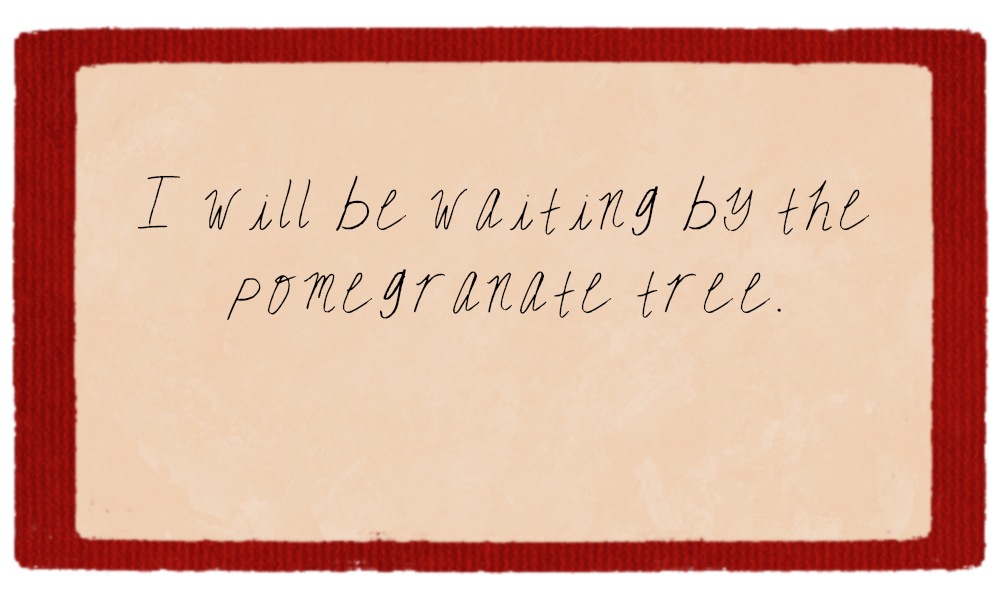
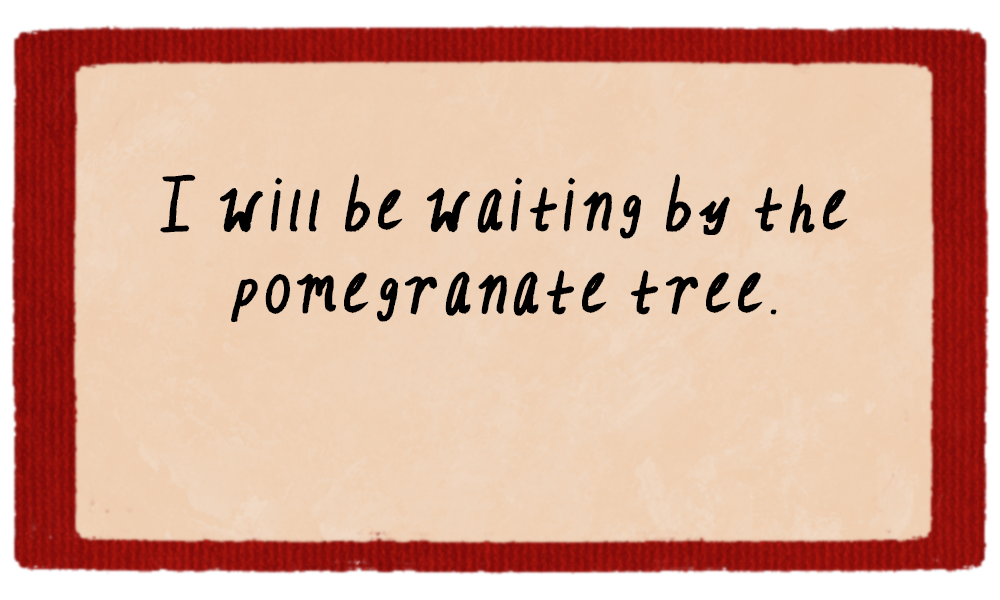
Comparing the layer stacks of the two 1000×600 images. Changes:
painted on "I will be waiting by the pomegranate tree." over (x1=137, y1=174, x2=869, y2=322)
